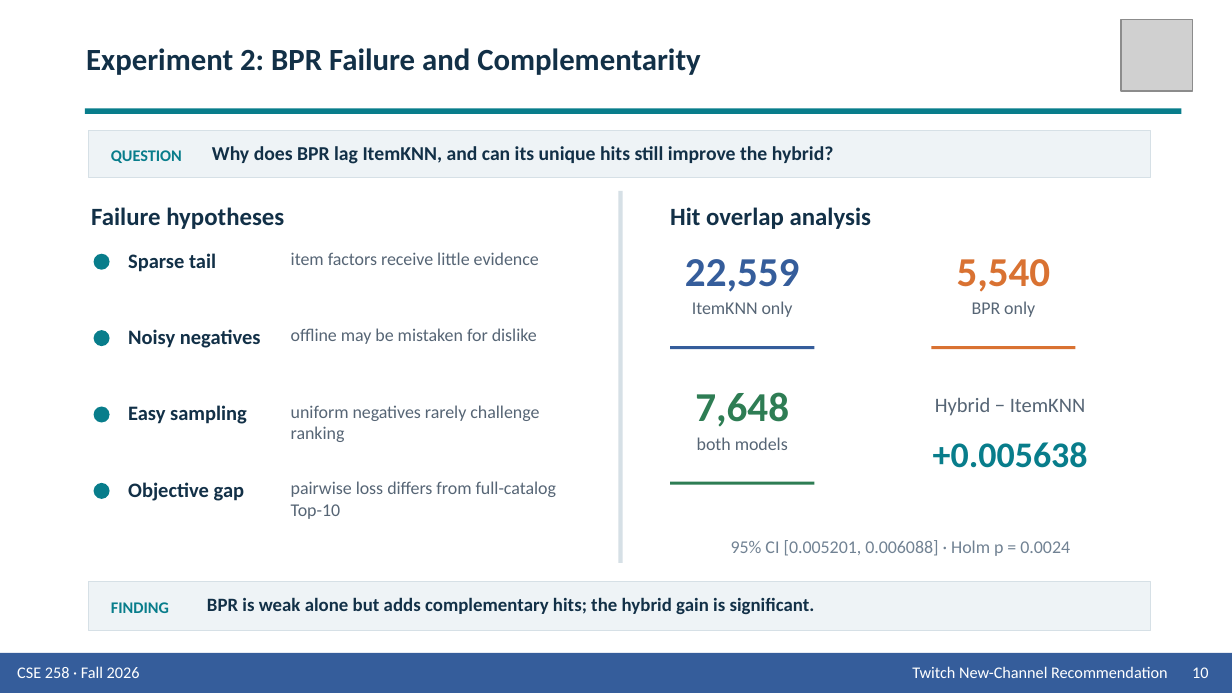
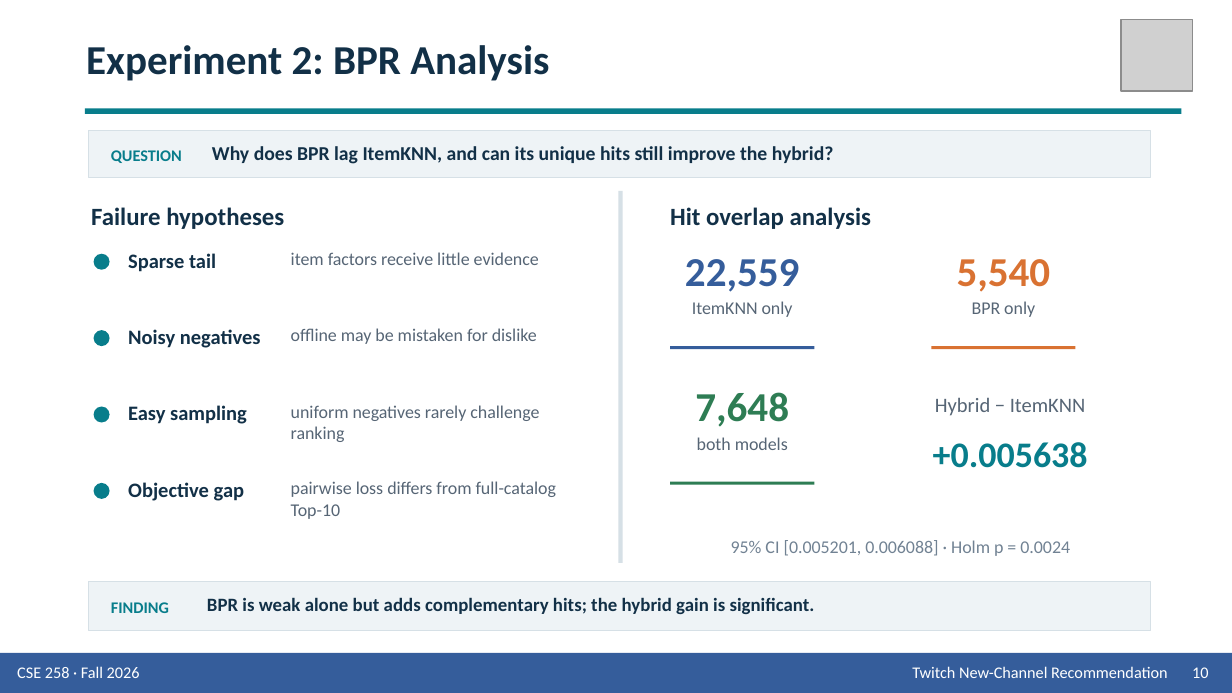
Before and after one commit to Wen-Chieh-Lo/You-know-who-did-God-did-, a slide deck: slide 10 of presentation/Group_9_Presentation_Twitch.pptx. Drawn at 1232x693 pixels with LibreOffice and Linux fonts; fonts in the diff are those of the drawing; grey boxes stand for pictures. Boxes give left, top, right and bottom in pixels: in the first picture for what was removed or moved away, otherwise in the second. Text is boxed around its words. In the diff, an @@ line names an element or a change of style, - is before the commit and + after.

```diff
--- a/presentation/Group_9_Presentation_Twitch.pptx
+++ b/presentation/Group_9_Presentation_Twitch.pptx
@@ text at (86,45,549,81): text changed; size 18 to 24 pt @@
-Experiment 2: BPR Failure and Complementarity
+Experiment 2: BPR Analysis
```
Also in this commit, not shown: 13 other slides changed, 1 slide added, 1 slide removed, 2 other files.
